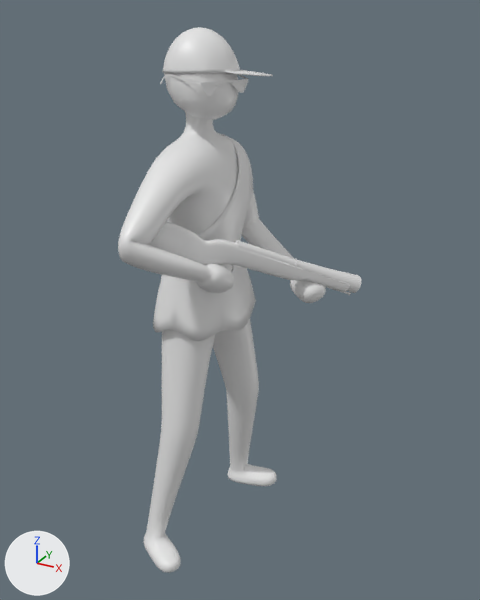
The FBX model Assets/Materials/cringe.fbx, before and after one commit.
Before and after are seen from a 50 mm lens placed at (2.21, -3.25, 1.76), pointed at (0.44, -0.03, 0.15). The lights are fixed; the arrows at lower left show +X, +Y and +Z. Where no turn or scale is listed for an object, it has been applied to the vertices. Vertices at the same position are counted once.

Before the edit, the objects in view are built like this:
```python
ob_cube_173 = bpy.data.objects.new('Cube.173', me_mesh_001)
ob_cube_173.location = (0.224, 0.0, 1.428)
ob_cube_176 = bpy.data.objects.new('Cube.176', me_cube_197)
ob_cube_176.location = (0.224, 0.0, 1.428)
ob_cube_194 = bpy.data.objects.new('Cube.194', me_cube_194)
ob_cube_194.location = (0.224, 0.0, 1.428)
ob_cube_204 = bpy.data.objects.new('Cube.204', me_cube_200)
ob_cube_204.location = (0.194, 0.007, 1.428)
ob_plane_250 = bpy.data.objects.new('Plane.250', me_plane_276)
ob_plane_250.location = (0.291, 0.0, 1.025)
ob_plane_273 = bpy.data.objects.new('Plane.273', me_plane_249)
ob_plane_273.location = (0.206, -1.487, 0.961)
ob_plane_275 = bpy.data.objects.new('Plane.275', me_plane_252)
ob_plane_275.location = (0.206, -1.487, 0.961)
ob_plane_289 = bpy.data.objects.new('Plane.289', me_plane_275)
ob_plane_289.location = (0.206, -1.487, 0.961)
```
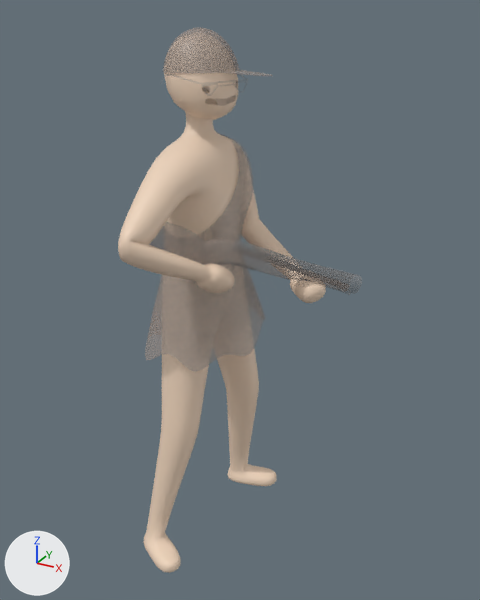
Changed parts and their boxes (x1, y1, x2, y2) in the pictures (480 x 600 px; the box of a moved part takes in the faces that stretch with it):
'Cube.173', surface changed (grey to beige): (118, 87, 326, 573) in both
'Cube.194', surface changed, reshaped, shading changed (not visible afterwards): before (153, 133, 256, 341)
'Cube.176', surface changed (grey to beige): (164, 32, 238, 120) in both
'Plane.275', surface changed: (149, 222, 350, 292) in both
'Cube.204', surface changed: (163, 27, 272, 76) in both
'Plane.273', surface changed: (235, 240, 361, 293) in both
'Plane.250', surface changed: (160, 74, 248, 96) in both
'Plane.289', surface changed: (215, 262, 256, 272) in both
'Plane.285', surface changed: (304, 280, 351, 295) in both
part 1 of me_cube_194, moved or reshaped (not visible afterwards): before (153, 233, 256, 341)
part 2 of me_cube_194, shading changed: before (197, 133, 253, 241)

What changed in the scene script:
```text
Add img_faceman_png:
    img_faceman_png = load_image('faceman.png', 'faceman.png', 1024, 1024, 'Non-Color')
Change mat_funny_face_happy_001:
    where n0 = _N.new('ShaderNodeBsdfPrincipled'); n0.name = 'Principled BSDF'
    remove n0.inputs[2].default_value = 0.4  # 'Roughness'
    add n2 = _N.new('ShaderNodeTexImage'); n2.name = 'Image Texture'
    add n2.image = img_faceman_png
    add n3 = _N.new('ShaderNodeTexImage'); n3.name = 'Image Texture.001'
    add n3.image = img_faceman_png
    add _L.new(n2.outputs[0], n0.inputs[0])  # 'Color' to 'Base Color'
    add _L.new(n3.outputs[0], n0.inputs[4])  # 'Color' to 'Alpha'
Change me_cube_194:
    used by ob_cube_194; location = (0.224, 0.0, 1.428)
    remove me_cube_194.from_pydata(...)  # 926 vertices, 928 faces; spans x -0.322..0.227, y -0.371..0.372, z -1.486..-0.343
    add me_cube_194.from_pydata(...)  # 926 vertices, 928 faces; spans x -0.361..0.271, y -0.441..0.442, z -1.656..-0.343
    me_cube_194 part 1: 600 of 926 vertices moved; they spanned x -0.322..0.227, y -0.371..0.372, z -1.486..-0.961 and now span x -0.361..0.271, y -0.441..0.442, z -1.656..-0.963; mean shift (0.004, 0.0, -0.075); largest move (-0.185, -0.347, -1.454) -> (-0.206, -0.424, -1.615)
    me_cube_194 part 2: edges marked sharp go from 0 to 200
```
